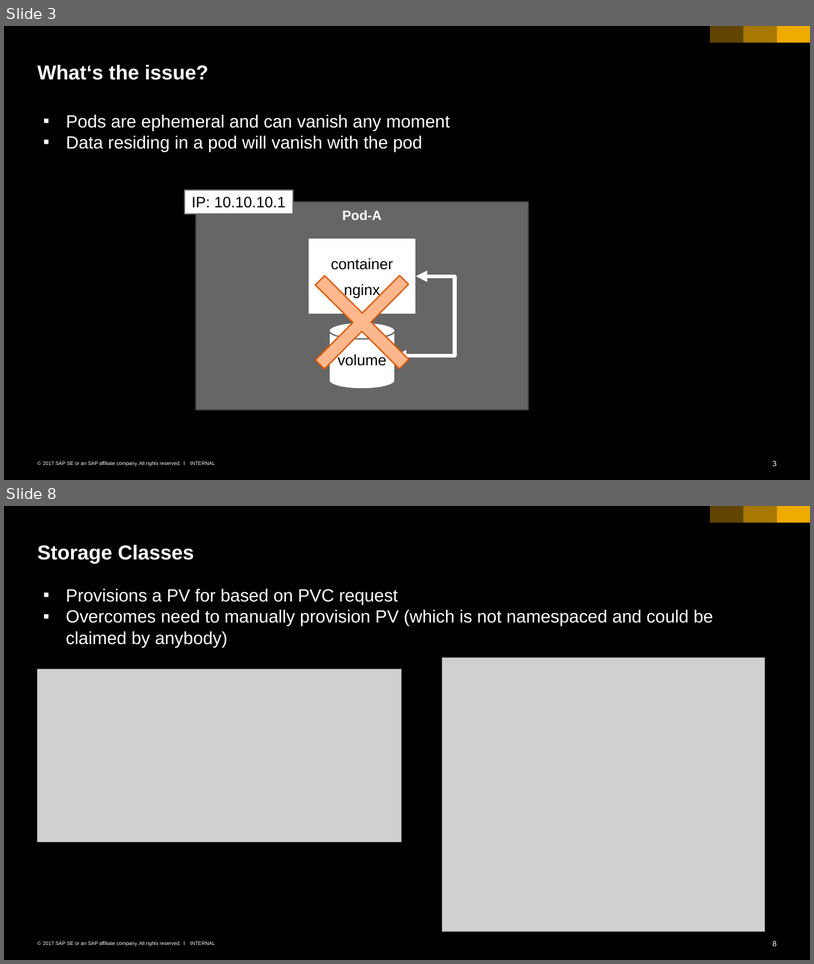
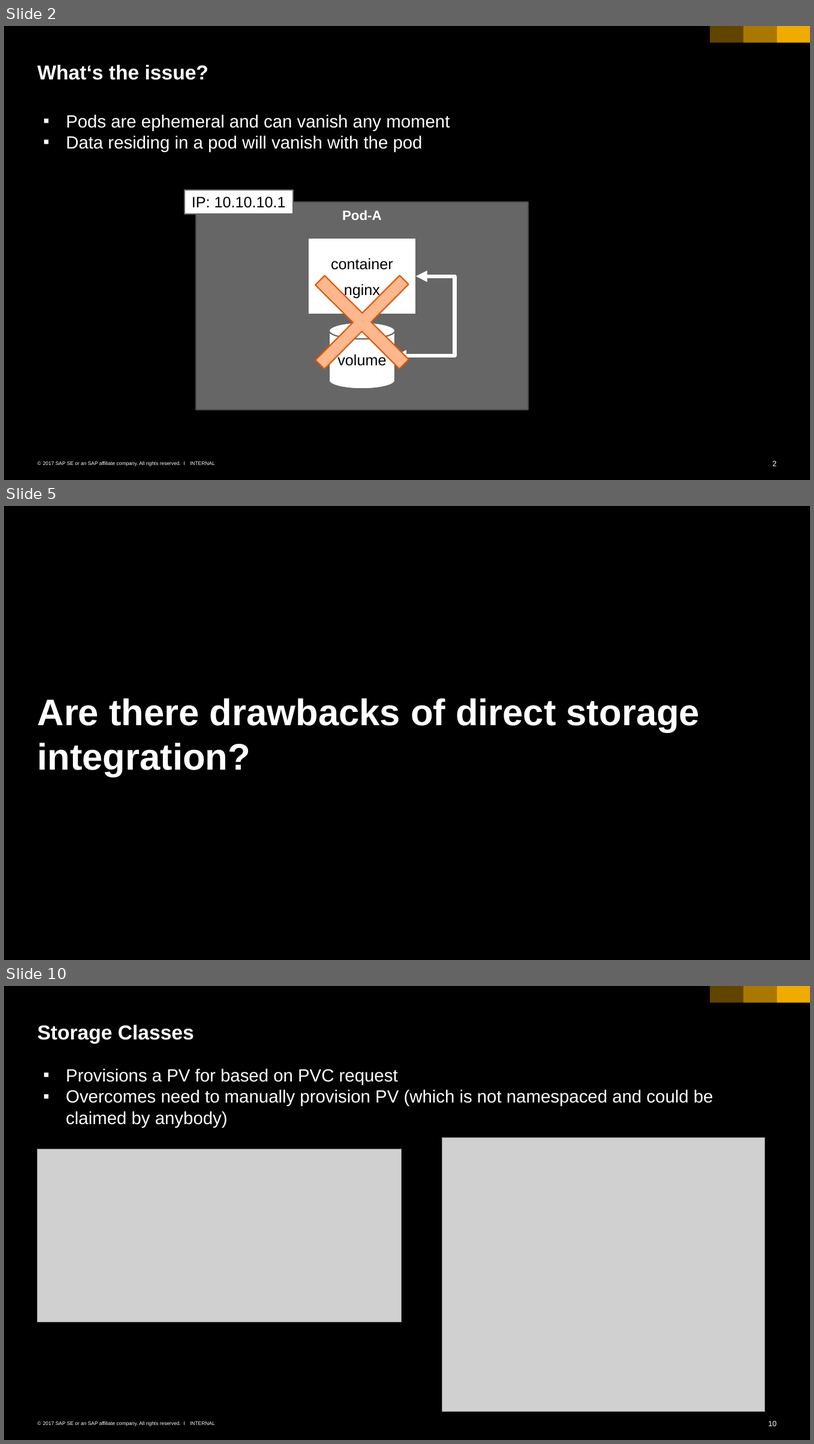
Before and after one commit to cuijiyao01/docker-k8s-training, a slide deck: kubernetes/05_persistence.pptx. Shown one above the other, each under a label of ours: slides 3 and 8 before the commit, slides 2, 5 and 10 after it; the slides between them are not shown. The pictures are 814x964 and 814x1444 pixels, drawn with LibreOffice and Linux fonts; fonts in the diff are those of the drawing; grey boxes stand for pictures. Boxes give left, top, right and bottom in pixels: in the first picture for what was removed or moved away, otherwise in the second. Text is boxed around its words. In the diff, an @@ line names an element or a change of style, - is before the commit and + after.

```diff
--- a/kubernetes/05_persistence.pptx
+++ b/kubernetes/05_persistence.pptx
@@ slide 5 added at bbox=[4, 506, 810, 960], background #000000 @@
@@ title added at bbox=[38, 698, 700, 777], 44 pt, text #FFFFFF, bold @@
+Are there drawbacks of direct storage integration?
@@ what was slide 3 is now slide 2 @@
@@ page number at bbox=[773, 460, 777, 466]: text changed @@
-3
+2
@@ what was slide 8 is now slide 10 @@
@@ page number at bbox=[768, 1420, 777, 1426]: text changed @@
-8
+10
```
Also in this commit, not shown: 4 slides changed, 2 other slides added, 1 slide removed, 1 other file.
